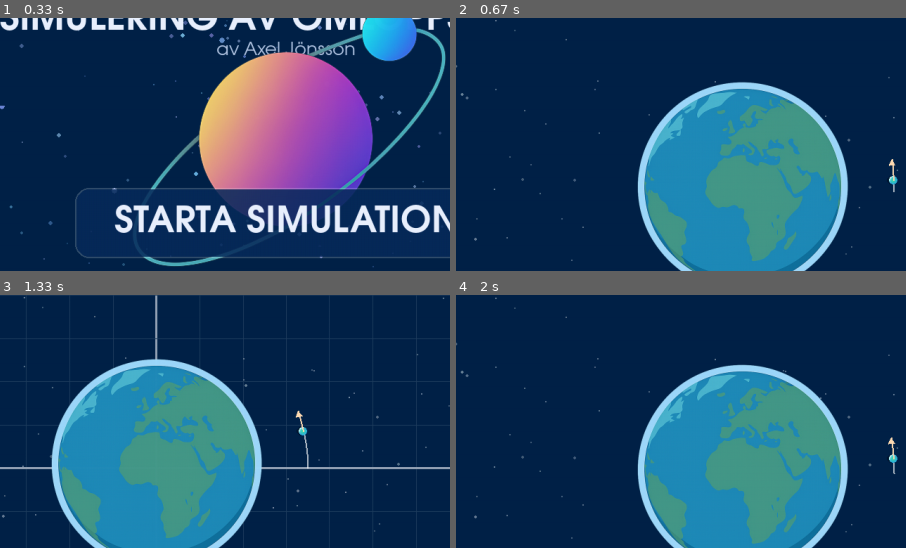
Above: before the commit, frames 1-4 (two rows, left to right).
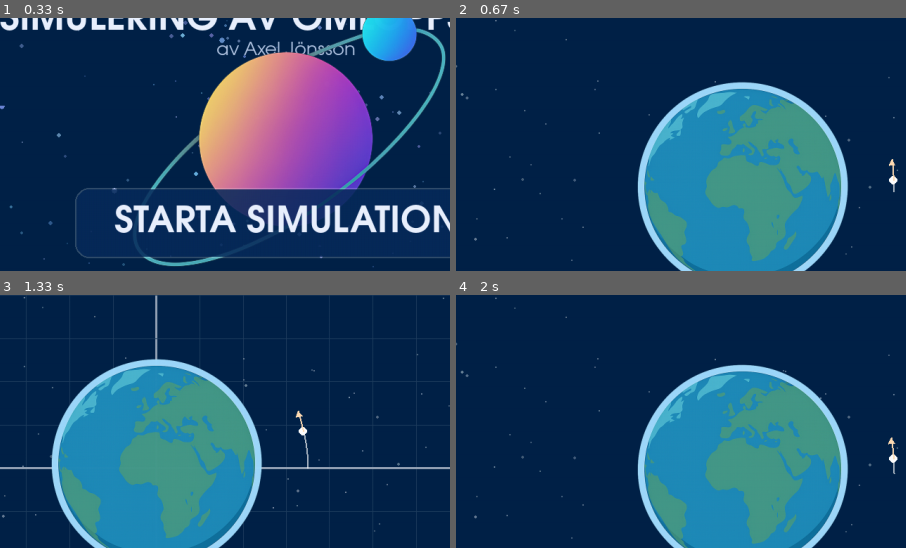
Above: after the commit, the same moments.

Repository: askel-dev/gymnasiearbete-omloppsbana
Game: pygame game, started from src/orbit_pygame.py
The game is run twice, just before and just after one commit, with the same random seed, the same clock (stepped at 60 frames per second) and the same inputs.
Inputs (mouse positions are % of the whole screen's width and height, from its top left):
- Up to frame 1 (0.33 s): no input
- Up to frame 2 (0.67 s): press the mouse at (50, 63) at 0.37 s; move the mouse to (51, 71) at 0.47 s; release the mouse at (53, 79) at 0.6 s
- Up to frame 3 (1.33 s): tap G at 0.67 s; tap C at 1 s
- Up to frame 4 (2 s): click "Reset" at 1.38 s; hold Right from 1.67 s (still down); tap Space at 1.73 s; tap G at 1.82 s
The pictures show only the part of the screen within x 18-68%, y 23-73%; the shares and areas given below are measured in that part.

Frame 1 is identical in both runs. In frame 2, less than 0.1% of the frame differs, in the area x 96-99%, y 62-67%; in frame 3, less than 0.1%; in frame 4, less than 0.1%.

Commit message:
Simplify satellite rendering

Diff:
--- a/src/orbit_pygame.py
+++ b/src/orbit_pygame.py
@@ -10,7 +10,6 @@
 import numpy as np
 from collections import deque
 from dataclasses import dataclass
-from functools import lru_cache
 
 
 _TEXT_SURFACE_CACHE: dict[tuple[int, str, tuple[int, int, int] | tuple[int, int, int, int]], pygame.Surface] = {}
@@ -58,10 +57,6 @@
     surface.blit(text_surf, position)
 
 
-def _lerp_color(c1: tuple[int, int, int], c2: tuple[int, int, int], t: float) -> tuple[int, int, int]:
-    return tuple(int(c1[i] + (c2[i] - c1[i]) * t) for i in range(3))
-
-
 _EARTH_SPRITE_PATH = os.path.join(
     os.path.dirname(__file__), "..", "assets", "earth_sprite_2.png"
 )
@@ -104,67 +99,15 @@
     surface.blit(sprite, rect)
 
 
-@lru_cache(maxsize=64)
-def _satellite_surface(radius: int) -> pygame.Surface:
-    size = radius * 4
-    surface = pygame.Surface((size, size), pygame.SRCALPHA)
-    center = size // 2
-    light_dir = SAT_LIGHT_DIR
-    length = math.hypot(light_dir[0], light_dir[1])
-    if length != 0:
-        light_dir = (light_dir[0] / length, light_dir[1] / length)
-    for y in range(size):
-        for x in range(size):
-            dx = x - center + 0.5
-            dy = y - center + 0.5
-            dist = math.hypot(dx, dy)
-            if dist > radius:
-                continue
-            t = dist / max(1, radius)
-            base_color = _lerp_color(SAT_COLOR_CORE, SAT_COLOR_EDGE, t)
-            nx = dx / max(1e-6, radius)
-            ny = dy / max(1e-6, radius)
-            dot = max(0.0, nx * light_dir[0] + ny * light_dir[1])
-            rim = min(1.0, (t ** 1.5) * (dot ** 2) * 2.0)
-            color = _lerp_color(base_color, SAT_HIGHLIGHT_COLOR, rim)
-            surface.set_at((x, y), (*color, 255))
-    return surface
-
-
 def draw_satellite(
     surface: pygame.Surface,
     position: tuple[int, int],
-    planet_position: tuple[int, int] | None,
     radius: int,
 ) -> None:
     if radius <= 0:
         return
 
-    if planet_position is not None:
-        dx = planet_position[0] - position[0]
-        dy = planet_position[1] - position[1]
-        distance = math.hypot(dx, dy)
-        if distance != 0:
-            offset_scale = radius * 0.6
-            offset_x = int(dx / distance * offset_scale)
-            offset_y = int(dy / distance * offset_scale)
-        else:
-            offset_x = offset_y = 0
-        shadow_surface = pygame.Surface((radius * 4, radius * 4), pygame.SRCALPHA)
-        pygame.draw.circle(
-            shadow_surface,
-            SAT_SHADOW_COLOR,
-            (radius * 2, radius * 2),
-            radius,
-        )
-        shadow_rect = shadow_surface.get_rect(
-            center=(position[0] + offset_x, position[1] + offset_y)
-        )
-        surface.blit(shadow_surface, shadow_rect)
-
-    sat_surface = _satellite_surface(radius)
-    sat_rect = sat_surface.get_rect(center=position)
-    surface.blit(sat_surface, sat_rect)
+    pygame.draw.circle(surface, SATELLITE_COLOR, position, radius)
 
 
 def draw_heating_glow(
@@ -671,12 +614,8 @@
 WIDTH, HEIGHT = 1000, 800
 BACKGROUND_COLOR = (0, 34, 72)
 PLANET_COLOR = (255, 183, 77)
-SAT_COLOR_CORE = (65, 224, 162)
-SAT_COLOR_EDGE = (42, 170, 226)
-SAT_HIGHLIGHT_COLOR = (206, 255, 250)
-SAT_LIGHT_DIR = (-0.55, -0.4)
-SAT_SHADOW_COLOR = (6, 12, 24, 120)
-SAT_BASE_RADIUS = 6
+SATELLITE_COLOR = (255, 255, 255)
+SATELLITE_PIXEL_RADIUS = 6
 HUD_TEXT_COLOR = (234, 241, 255)
 HUD_TEXT_ALPHA_BASE = 255
 CURRENT_HUD_ALPHA: float = float(HUD_TEXT_ALPHA_BASE)
@@ -846,10 +785,8 @@
     return max(lo, min(hi, val))
 
 
-def compute_satellite_radius(r_magnitude: float) -> int:
-    altitude = max(0.0, r_magnitude - EARTH_RADIUS)
-    scale = 1.0 + clamp(altitude / 20_000_000.0, 0.0, 0.2)
-    return max(3, int(round(SAT_BASE_RADIUS * scale)))
+def compute_satellite_radius(_: float) -> int:
+    return SATELLITE_PIXEL_RADIUS
 
 
 def draw_orbit_line(
@@ -2039,7 +1976,7 @@
         heating_intensity = depth_ratio if rmag >= EARTH_RADIUS else 1.0
         if heating_intensity > 0.0:
             draw_heating_glow(screen, sat_pos, sat_radius_px, heating_intensity)
-        draw_satellite(screen, sat_pos, earth_screen_pos, sat_radius_px)
+        draw_satellite(screen, sat_pos, sat_radius_px)
 
         if show_velocity_arrow:
             vx, vy = float(v[0]), float(v[1])
